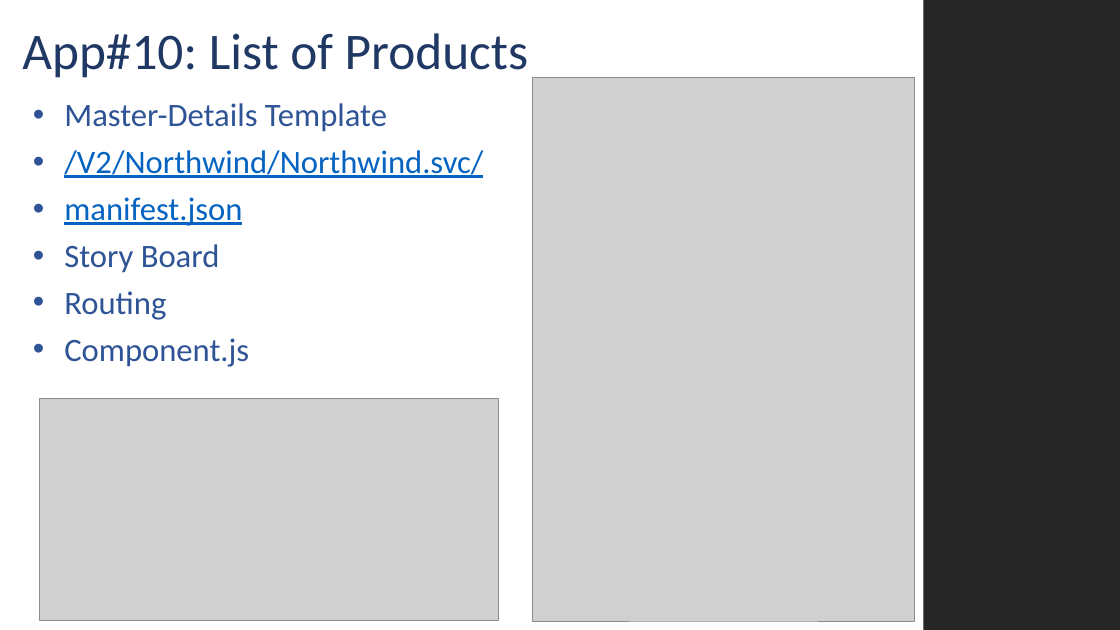
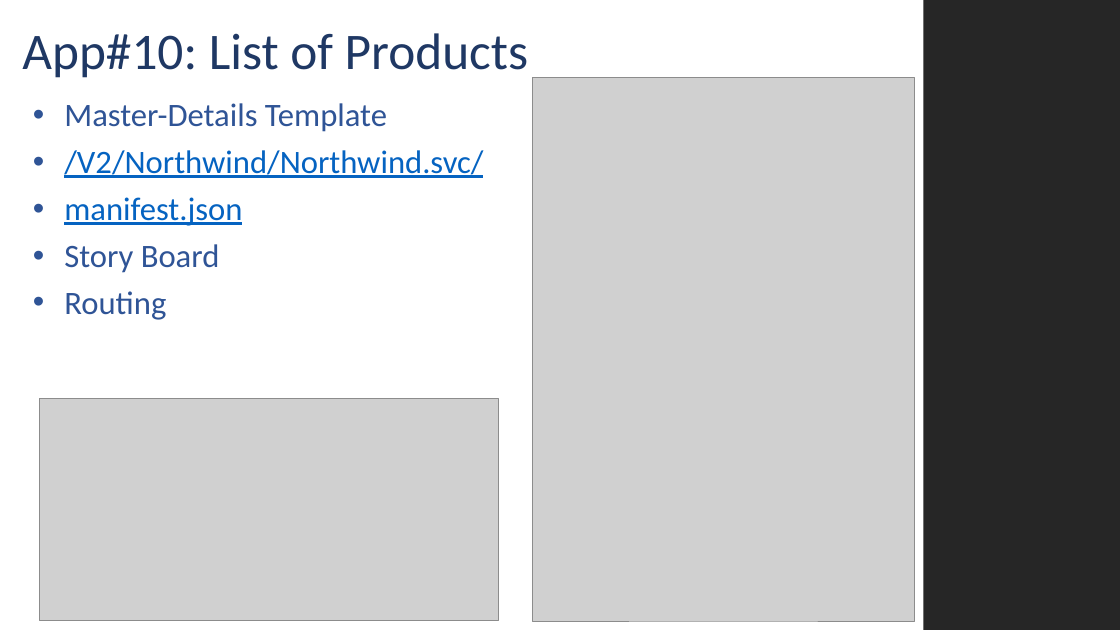
Before and after one commit to MJZSoft/OpenUI5Tutorial, a slide deck: slide 5 of Presentations/UI5_004.pptx. Drawn at 1120x630 pixels with LibreOffice and Linux fonts; fonts in the diff are those of the drawing; grey boxes stand for pictures; background and template pictures are left out. Boxes give left, top, right and bottom in pixels: in the first picture for what was removed or moved away, otherwise in the second. Text is boxed around its words. In the diff, an @@ line names an element or a change of style, - is before the commit and + after.

```diff
--- a/Presentations/UI5_004.pptx
+++ b/Presentations/UI5_004.pptx
@@ text at <box>64,338,249,367</box>: paragraph removed @@
-• Component.js
```
Also in this commit, not shown: 2 slides added, 55 other files.
